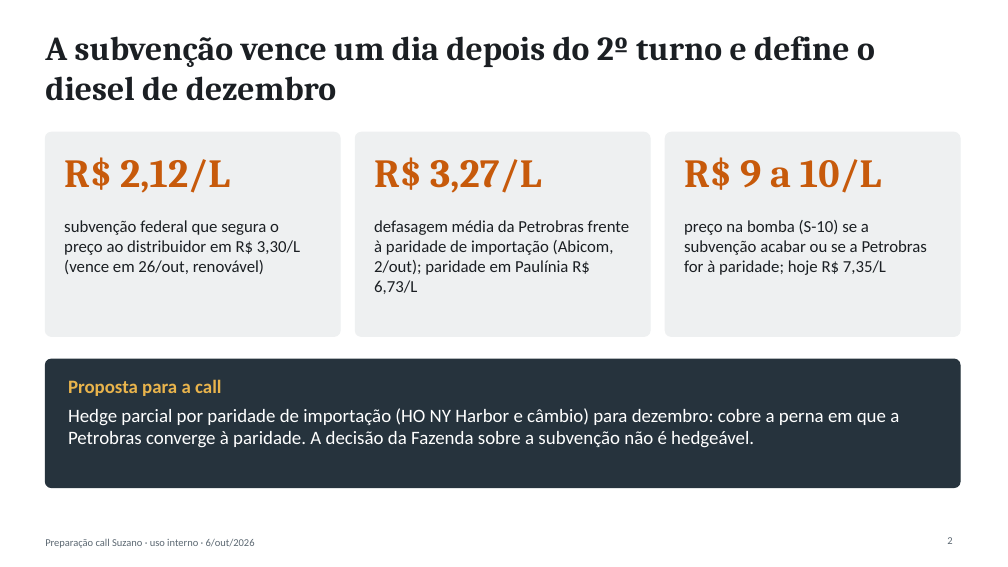
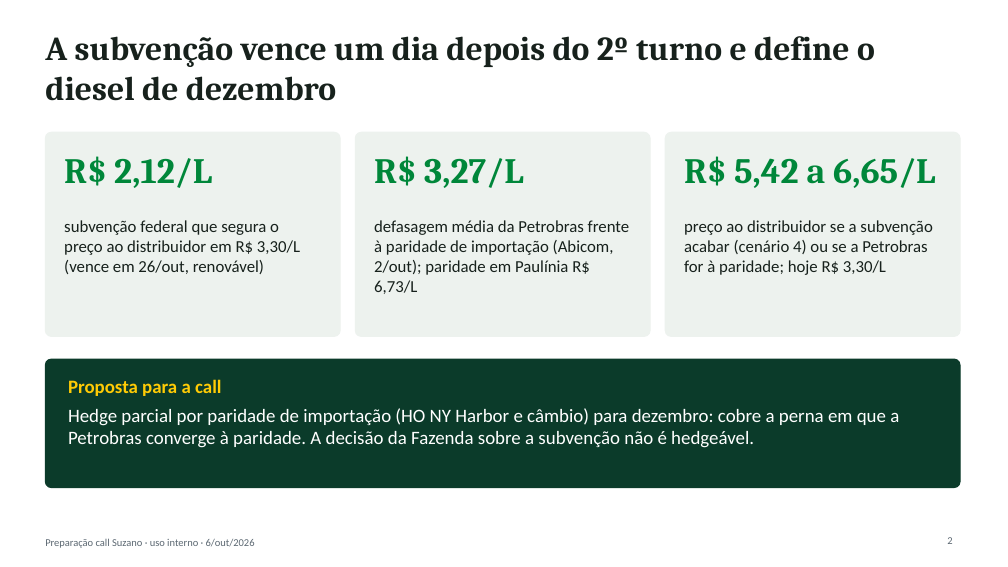
Before and after one commit to alexandrebuiat/primeiro-pr-demo, a slide deck: slide 2 of Diesel_Cenarios_Hedge_Suzano_2026-10-06.pptx. Drawn at 1008x567 pixels with LibreOffice and Linux fonts; fonts in the diff are those of the drawing. Boxes give left, top, right and bottom in pixels: in the first picture for what was removed or moved away, otherwise in the second. Text is boxed around its words. In the diff, an @@ line names an element or a change of style, - is before the commit and + after.

```diff
--- a/Diesel_Cenarios_Hedge_Suzano_2026-10-06.pptx
+++ b/Diesel_Cenarios_Hedge_Suzano_2026-10-06.pptx
@@ text "R$ 2,12/L" at (64, 156, 212, 188): size 38 to 34 pt, text colour #C75A0B to #00873A @@
@@ text "R$ 3,27/L" at (374, 156, 523, 188): size 38 to 34 pt, text colour #C75A0B to #00873A @@
@@ fill #EEF0F1 to #EDF2EE; outline #EEF0F1 1 pt to #EDF2EE 1 pt in 3 elements at (45, 132, 340, 337), (355, 132, 650, 337), (665, 132, 960, 337) @@
@@ text at (684, 156, 935, 188): text changed; size 38 to 34 pt; text colour #C75A0B to #00873A @@
-R$ 9 a 10/L
+R$ 5,42 a 6,65/L
@@ text at (684, 220, 932, 275): text changed; text colour #1B1F23 to #17211C @@
-preço na bomba (S-10) se a subvenção acabar ou se a Petrobras for à paridade; hoje R$ 7,35/L
+preço ao distribuidor se a subvenção acabar (cenário 4) ou se a Petrobras for à paridade; hoje R$ 3,30/L
@@ rounded rectangle at (45, 359, 960, 488): fill #26333D to #0B3B2A; outline #26333D 1 pt to #0B3B2A 1 pt @@
@@ text at (68, 379, 221, 396): text colour #E9B44C to #FFCB05 in "Proposta para a call" @@
```
Also in this commit, not shown: 12 other slides changed, 1 other file.
